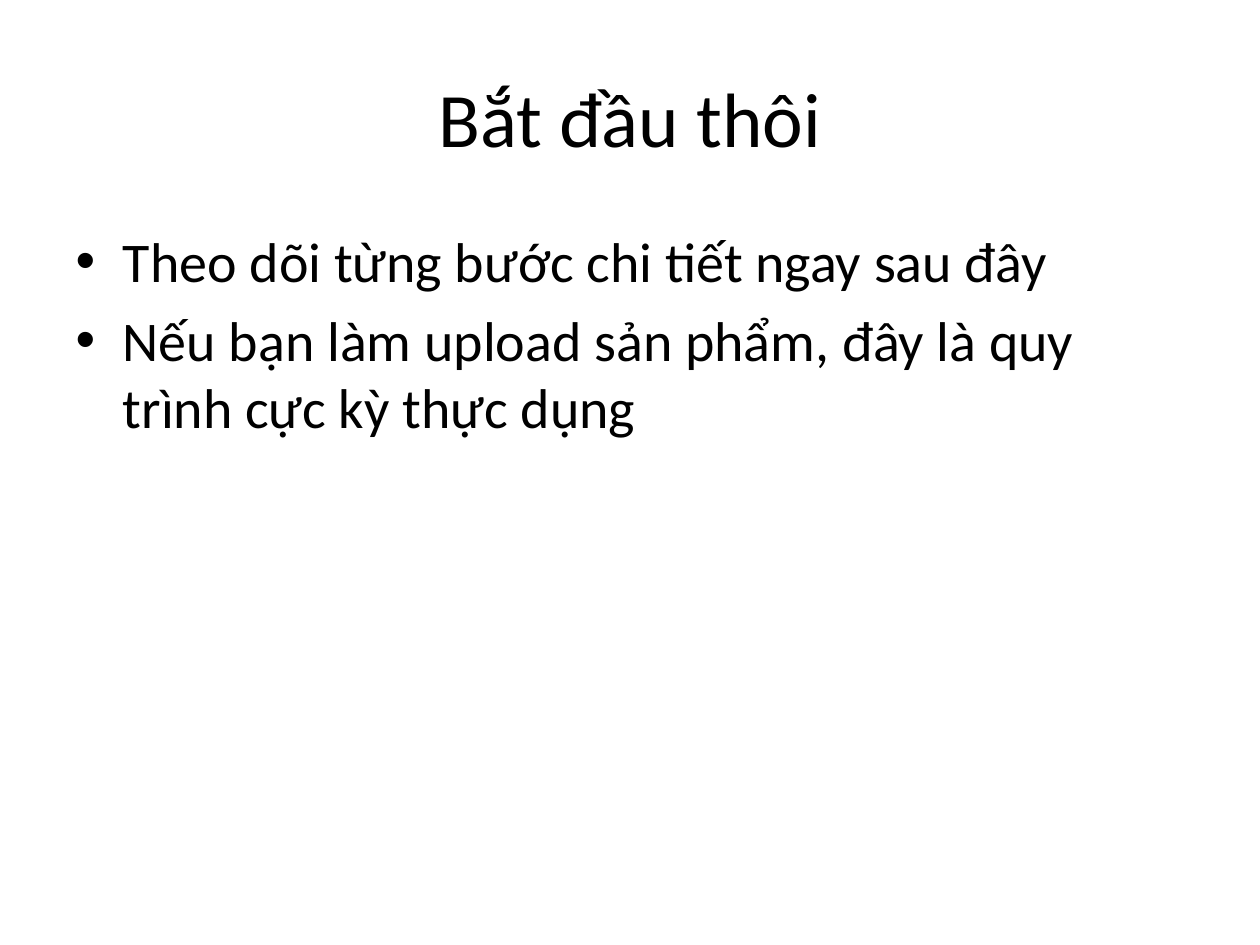
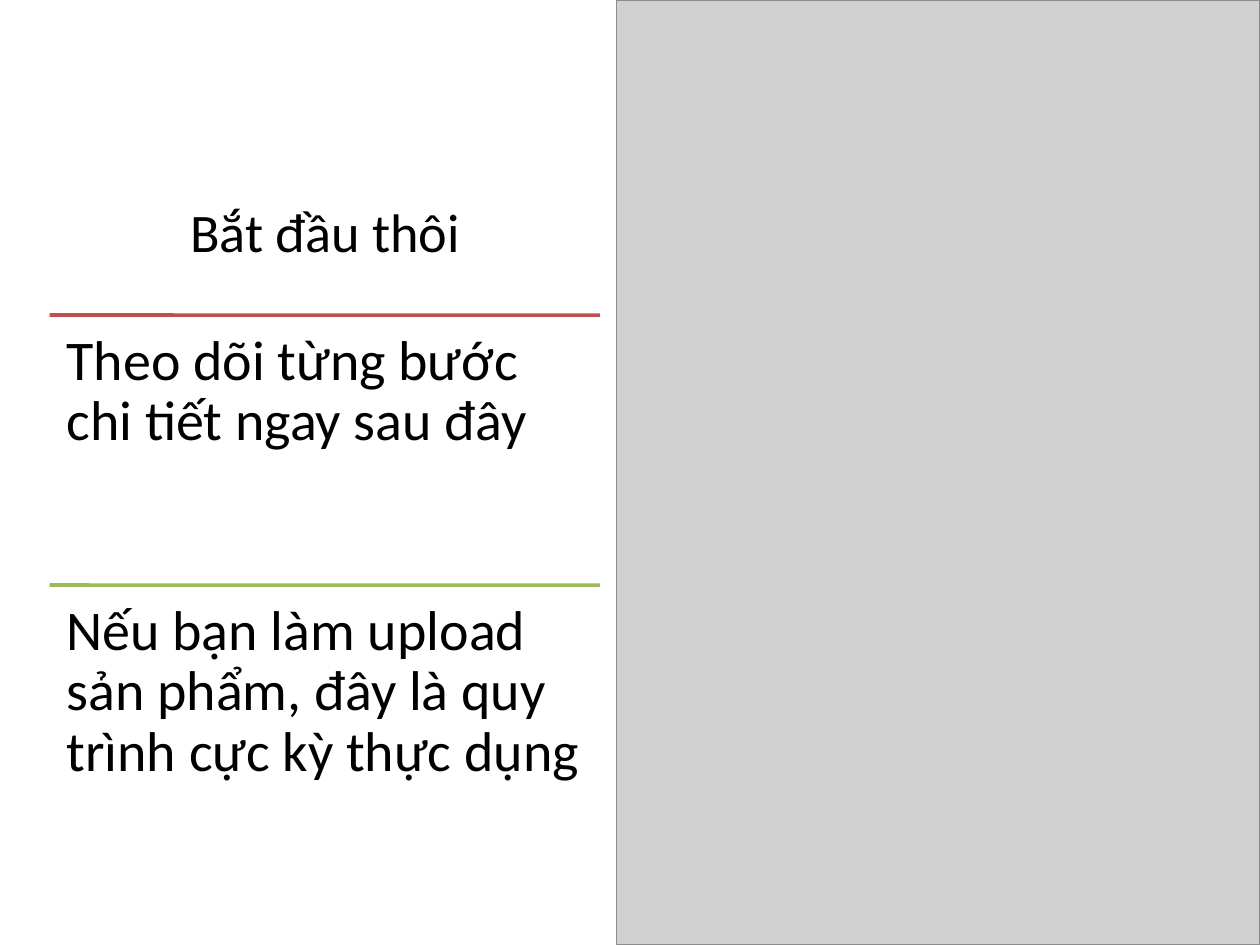
Before and after one commit to SokKimThanh/Yas-upload-hinh, a slide deck: slide 8 of Linh Kiện Khuôn Ép Nhựa/33-tapered-pin-set-standard-installation-type-suj2/yas-tek-full-ky-nang-upload-sp.pptx. Drawn at 1260x945 pixels with LibreOffice and Linux fonts; fonts in the diff are those of the drawing; grey boxes stand for pictures. Boxes give left, top, right and bottom in pixels: in the first picture for what was removed or moved away, otherwise in the second. Text is boxed around its words. In the diff, an @@ line names an element or a change of style, - is before the commit and + after.

Commit message:
Add new images and presentation for Tapered Pin Set Standard Installation Type SUJ2

```diff
--- a/Linh Kiện Khuôn Ép Nhựa/33-tapered-pin-set-standard-installation-type-suj2/yas-tek-full-ky-nang-upload-sp.pptx
+++ b/Linh Kiện Khuôn Ép Nhựa/33-tapered-pin-set-standard-installation-type-suj2/yas-tek-full-ky-nang-upload-sp.pptx
@@ picture added at (x1=616, y1=0, x2=1260, y2=945) @@
@@ title "Bắt đầu thôi" moved from (x1=438, y1=85, x2=821, y2=148) to (x1=190, y1=208, x2=460, y2=253) @@
@@ title "Bắt đầu thôi" at (x1=190, y1=208, x2=460, y2=253): size 44 to 31 pt; vertical alignment middle to bottom @@
@@ text at (x1=123, y1=240, x2=1047, y2=292): paragraph removed @@
-• Theo dõi từng bước chi tiết ngay sau đây
@@ line added from (49, 315) to (600, 315), #C0504D 2 pt @@
@@ text added at (x1=67, y1=340, x2=527, y2=450), 32 pt, text #000000 @@
+Theo dõi từng bước chi tiết ngay sau đây
@@ text "Nếu bạn làm upload sản ..." moved from (x1=123, y1=240, x2=1073, y2=438) to (x1=67, y1=608, x2=579, y2=781) @@
@@ text "Nếu bạn làm upload sản ..." at (x1=67, y1=608, x2=579, y2=781): bullet • to none; line spacing 1 to 0.9; more space between paragraphs @@
@@ line added from (49, 585) to (600, 585), #9BBB59 2 pt @@
```
Also in this commit, not shown: 7 other slides changed, 2 other files.
